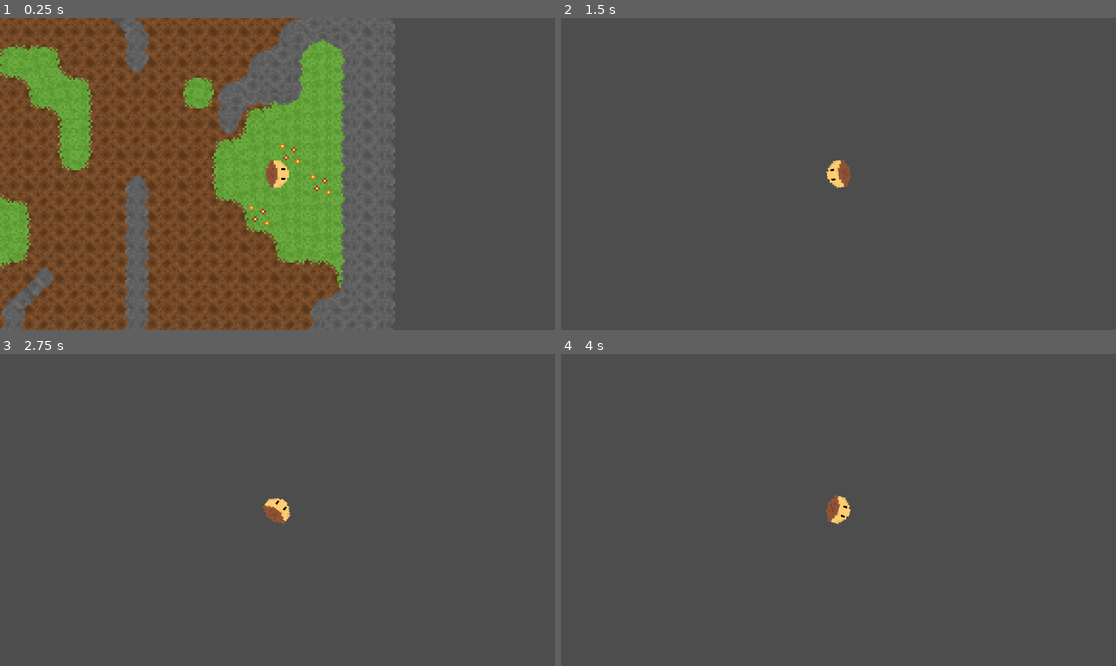
Above: before the commit, frames 1-4 (two rows, left to right).
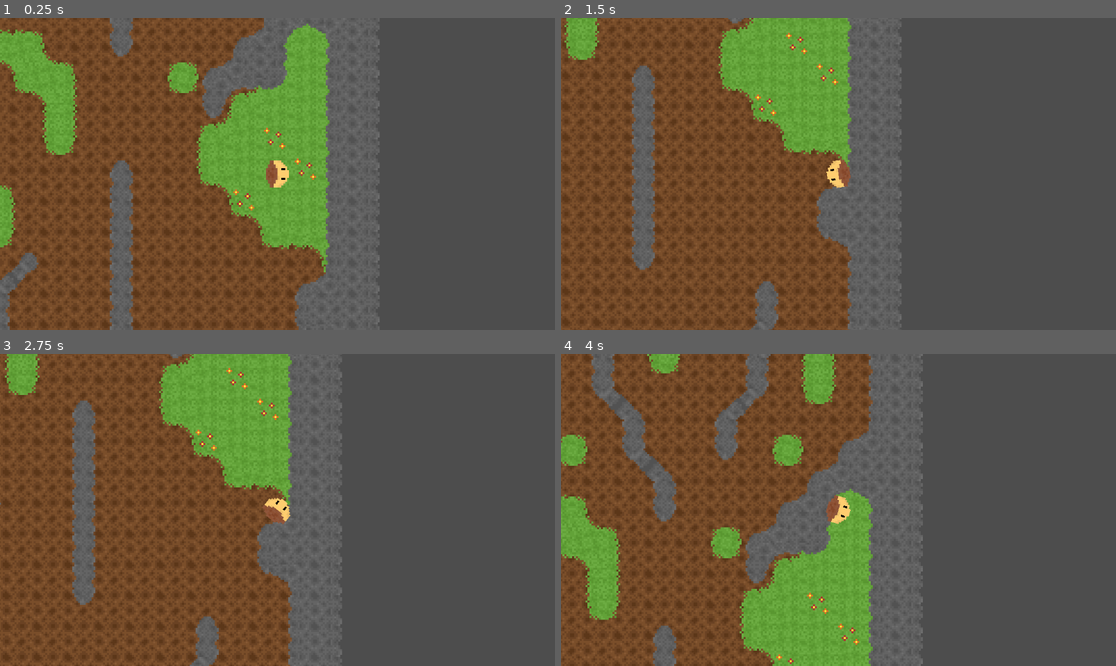
Above: after the commit, the same moments.

Repository: Auseawesome/a-gneiss-expedition
Game: Godot game, scene res://world.tscn
The game is run twice, just before and just after one commit, with the same random seed, the same clock (stepped at 60 frames per second) and the same inputs.
Inputs (mouse positions are in pixels of both pictures, inside the frame that each line leads up to):
- Up to frame 1 (0.25 s): no input
- Up to frame 2 (1.5 s): tap Enter at 0.5 s; move the mouse to (960, 158) at 0.52 s; hold Right (ui_right) 0.53-1.28 s; move the mouse to (727, 189) at 1.27 s; hold Down (ui_down) from 1.28 s (still down)
- Up to frame 3 (2.75 s): tap Space at 2 s; move the mouse to (333, 441) at 2.02 s; release Down (ui_down) at 2.03 s; hold Right (ui_right) from 2.03 s (still down)
- Up to frame 4 (4 s): tap Enter at 2.75 s; move the mouse to (810, 572) at 2.77 s; release Right (ui_right) at 2.78 s; hold Up (ui_up) 2.78-3.53 s; tap Space at 3.5 s; move the mouse to (1005, 556) at 3.52 s; hold Left (ui_left) from 3.53 s (still down)

The runs differ from the first frame. In frame 1, 17% of the frame differs, in the area x 0-72%, y 0-100%; in frame 2, 48%; in frame 3, 49%; in frame 4, 49%, in the area x 0-66%, y 0-100%.

Commit message:
Collision with walls

Diff:
--- a/tile_map_manager.gd
+++ b/tile_map_manager.gd
@@ -1,6 +1,8 @@
 class_name TileMapManager
 
 extends Node2D
+
+const OFFSET := Vector2(8, 8)
 
 enum TileFill {
 	ne = 0b0001,
@@ -69,13 +71,13 @@
 		GlobalData.player = preload("res://Scenes/Player.tscn").instantiate()
 		add_child(GlobalData.player)
 
-	GlobalData.player.position = (rootNode.find_child("Spawn") as Node2D).position
+	GlobalData.player.position = (rootNode.find_child("Spawn") as Node2D).position + OFFSET
 
 	if (decorationMap != null):
 		decorationMap.queue_free()
 
 	decorationMap = rootNode.find_child("Decorations")
-	decorationMap.position = Vector2(8, 8)
+	decorationMap.position = OFFSET
 	decorationMap.owner = null
 	decorationMap.reparent(self)
 
--- a/world.tscn
+++ b/world.tscn
@@ -55,23 +55,39 @@
 resource_name = "Stone"
 texture = ExtResource("4_aqk2v")
 1:0/0 = 0
+1:0/0/physics_layer_0/polygon_0/points = PackedVector2Array(-8, -8, 8, -8, 8, 8, -8, 8)
 2:0/0 = 0
+2:0/0/physics_layer_0/polygon_0/points = PackedVector2Array(-8, -8, -3, -8, -3, 8, -8, 8)
 3:0/0 = 0
+3:0/0/physics_layer_0/polygon_0/points = PackedVector2Array(8, -8, 8, -3, -8, -3, -8, -8)
 0:1/0 = 0
+0:1/0/physics_layer_0/polygon_0/points = PackedVector2Array(8, -8, 8, -3, 2, -2, -2, 1, -3, 8, -8, 8, -8, -8)
 1:1/0 = 0
+1:1/0/physics_layer_0/polygon_0/points = PackedVector2Array(8, 8, 3, 8, 2, 2, -1, -2, -8, -3, -8, -8, 8, -8)
 2:1/0 = 0
+2:1/0/physics_layer_0/polygon_0/points = PackedVector2Array(-8, 8, -8, 3, 8, 3, 8, 8)
 3:1/0 = 0
+3:1/0/physics_layer_0/polygon_0/points = PackedVector2Array(8, 8, 3, 8, 3, -8, 8, -8)
 0:2/0 = 0
+0:2/0/physics_layer_0/polygon_0/points = PackedVector2Array(-8, -8, -3, -8, -2, -2, 1, 2, 8, 3, 8, 8, -8, 8)
 1:2/0 = 0
+1:2/0/physics_layer_0/polygon_0/points = PackedVector2Array(-8, 8, -8, 3, -2, 2, 2, -1, 3, -8, 8, -8, 8, 8)
 2:2/0 = 0
+2:2/0/physics_layer_0/polygon_0/points = PackedVector2Array(8, 2, -3.5, -8, -8, -8, -8, -2.5, 3, 8, 8, 8)
 3:2/0 = 0
+3:2/0/physics_layer_0/polygon_0/points = PackedVector2Array(-2, 8, 8, -3.5, 8, -8, 2.5, -8, -8, 3, -8, 8)
 0:3/0 = 0
+0:3/0/physics_layer_0/polygon_0/points = PackedVector2Array(4, -8, 4.5, -5.5, 6, -4, 8, -3.5, 8, -8)
 1:3/0 = 0
+1:3/0/physics_layer_0/polygon_0/points = PackedVector2Array(-8, -4, -5.5, -4.5, -4, -6, -3.5, -8, -8, -8)
 2:3/0 = 0
+2:3/0/physics_layer_0/polygon_0/points = PackedVector2Array(-4, 8, -4.5, 5.5, -6, 4, -8, 3.5, -8, 8)
 3:3/0 = 0
+3:3/0/physics_layer_0/polygon_0/points = PackedVector2Array(8, 4, 5.5, 4.5, 4, 6, 3.5, 8, 8, 8)
 0:0/0 = 0
 
 [sub_resource type="TileSet" id="TileSet_pkg7o"]
+physics_layer_0/collision_layer = 1
 sources/0 = SubResource("TileSetAtlasSource_dwbse")
 
 [node name="Node2D" type="Node2D" unique_id=1753542209]
@@ -88,3 +104,4 @@
 
 [node name="StoneLayer" type="TileMapLayer" parent="TileMapManager" unique_id=854339262]
 tile_set = SubResource("TileSet_pkg7o")
+navigation_enabled = false
